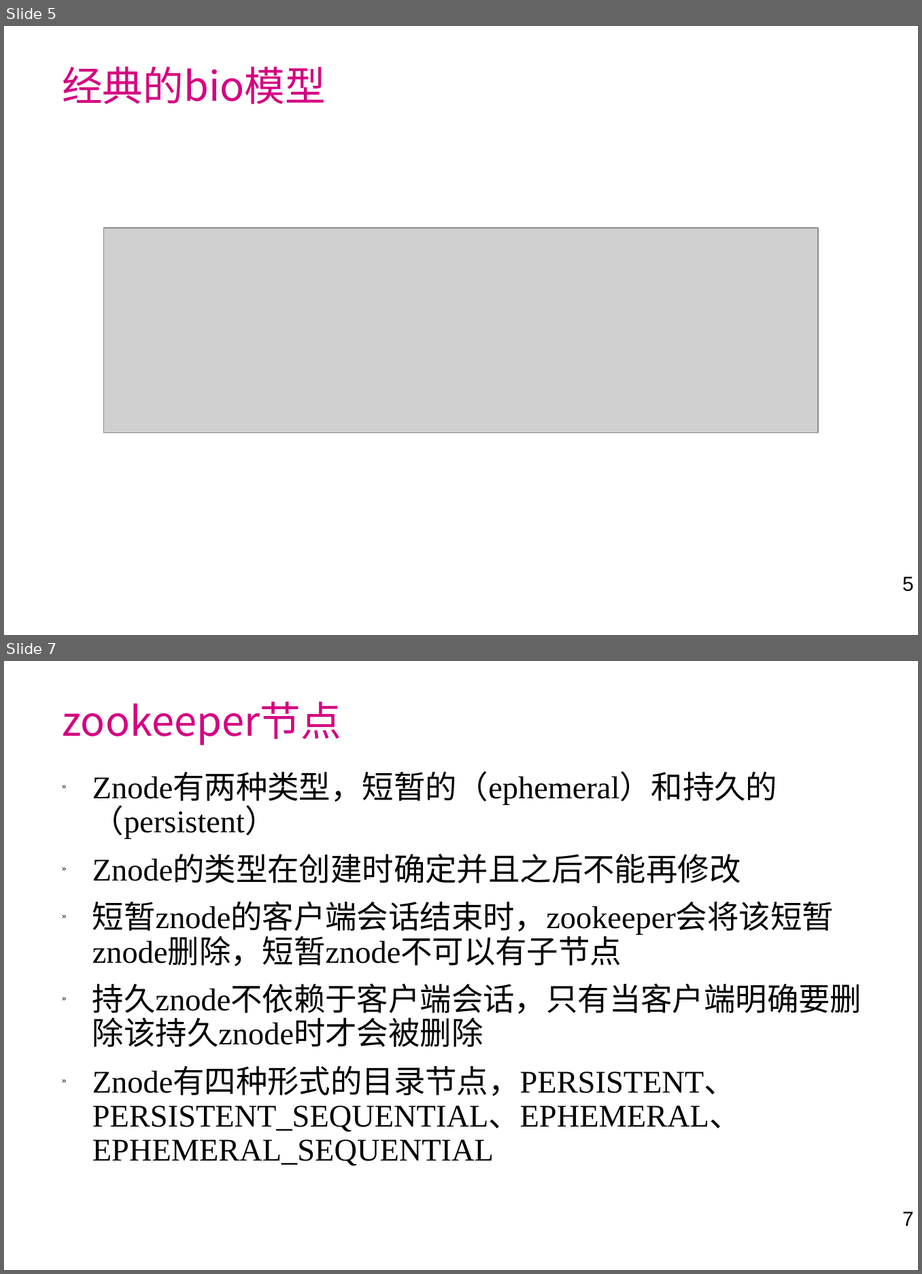
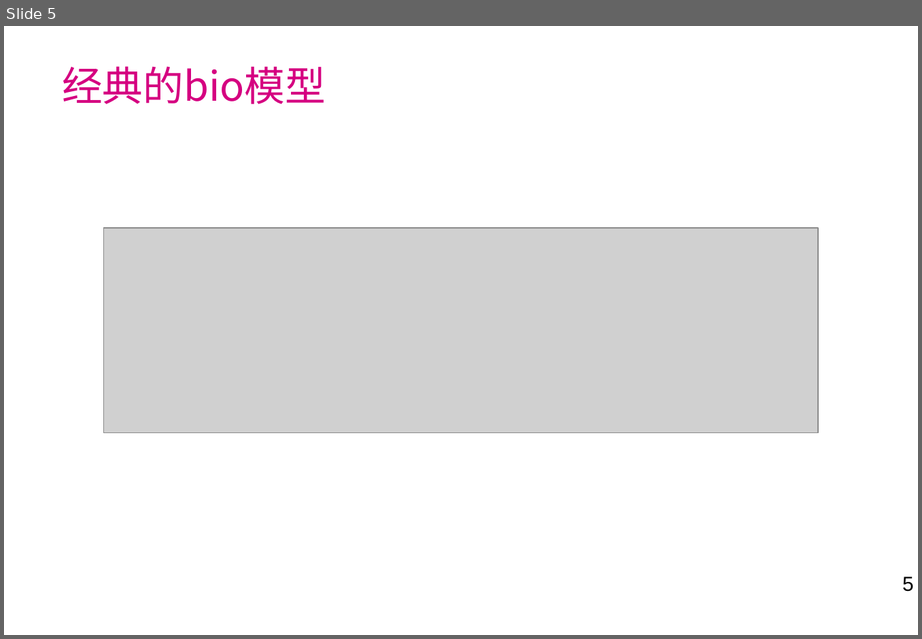
Before and after one commit to laienliang/netty-demo, a slide deck: doc/netty学习分享.ppt. Shown one above the other, each under a label of ours: slides 5 and 7 before the commit, slide 5 after it; the slides between them are not shown. The pictures are 922x1274 and 922x639 pixels, drawn with LibreOffice and Linux fonts; fonts in the diff are those of the drawing; grey boxes stand for pictures; background and template pictures are left out. Boxes give left, top, right and bottom in pixels: in the first picture for what was removed or moved away, otherwise in the second. Text is boxed around its words. In the diff, an @@ line names an element or a change of style, - is before the commit and + after.

```diff
--- a/doc/netty学习分享.ppt
+++ b/doc/netty学习分享.ppt
@@ slide 7 removed at (4,661,918,1270), background picture (left out); not listed: 1 template element that a slide beside it also shows @@
@@ title removed at (62,701,341,745) @@
-zookeeper节点
@@ text removed at (92,774,861,1166) @@
-» Znode有两种类型，短暂的（ephemeral）和持久的（persistent）
-» Znode的类型在创建时确定并且之后不能再修改
-» 短暂znode的客户端会话结束时，zookeeper会将该短暂znode删除，短暂znode不可以有子节点
-» 持久znode不依赖于客户端会话，只有当客户端明确要删除该持久znode时才会被删除
-» Znode有四种形式的目录节点，PERSISTENT、PERSISTENT_SEQUENTIAL、EPHEMERAL、EPHEMERAL_SEQUENTIAL
```
Also in this commit, not shown: 16 slides added, 32 other slides removed, 27 other files.
